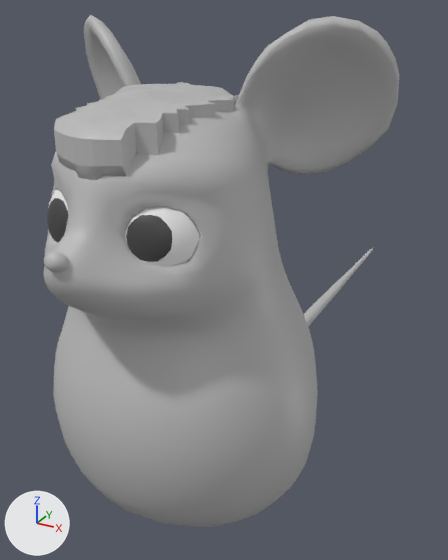
The FBX model Unity/Assets/Models/jock.fbx: old version first, new version second.
One viewpoint serves both versions: a camera (50 mm lens) standing at (0.0747, -0.1281, 0.1226) and looking at (-0.0155, 0.036, 0.0406). Lighting does not change. The marker at lower left points along +X, +Y and +Z. Where no turn or scale is listed for an object, it has been applied to the vertices.

Objects in the first picture: 'body_geo', 'hair_geo', 'left_eye_geo', 'right_eye_geo'.
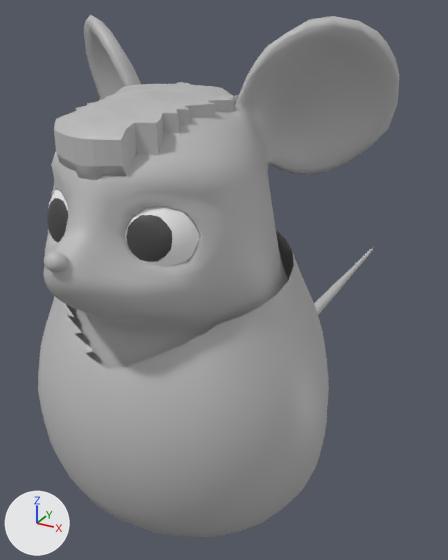
Commit message: jock update

Location of each change, (x1, y1, x2, y2) in pixels of the pictures (448 x 560 px):
'shirt_geo', now drawn: after (38, 230, 329, 537)
    faces in mat_outside_jacket_mat (grey #bcbcbc): (38, 236, 329, 537)
    faces in mat_letter_mat (grey #bcbcbc): (154, 370, 310, 506)
    faces in mat_jock_jacket_mat (grey #bcbcbc): (57, 230, 296, 518)

The change, as a diff of the scene's bpy script:
```diff
--- a/Unity/Assets/Models/jock.fbx.py
+++ b/Unity/Assets/Models/jock.fbx.py
@@ mat_jock_jacket_mat @@
+mat_jock_jacket_mat = principled_material('jock_jacket_mat')
+mat_jock_jacket_mat.base_color = (0.5, 0.5, 0.5)  # grey #bcbcbc
@@ mat_outside_jacket_mat @@
+mat_outside_jacket_mat = principled_material('outside_jacket_mat')
+mat_outside_jacket_mat.base_color = (0.5, 0.5, 0.5)  # grey #bcbcbc
@@ mat_letter_mat @@
+mat_letter_mat = principled_material('letter_mat')
+mat_letter_mat.base_color = (0.5, 0.5, 0.5)  # grey #bcbcbc
@@ me_mesh_1 @@
+me_mesh_1.from_pydata(...)  # 774 vertices, 749 faces; spans x -3.66..3.66, y -0.14..7.49, z -2.6..4.81
+# faces by material slot: [62, 674, 13]
+me_mesh_1.materials.append(mat_jock_jacket_mat)  # grey #bcbcbc
+me_mesh_1.materials.append(mat_outside_jacket_mat)  # grey #bcbcbc
+me_mesh_1.materials.append(mat_letter_mat)  # grey #bcbcbc
@@ ob_shirt_geo @@
-ob_shirt_geo = bpy.data.objects.new('shirt_geo', None)
+ob_shirt_geo = bpy.data.objects.new('shirt_geo', me_mesh_1)
 ob_shirt_geo.location = (0.0, 0.0, 0.0)
```
